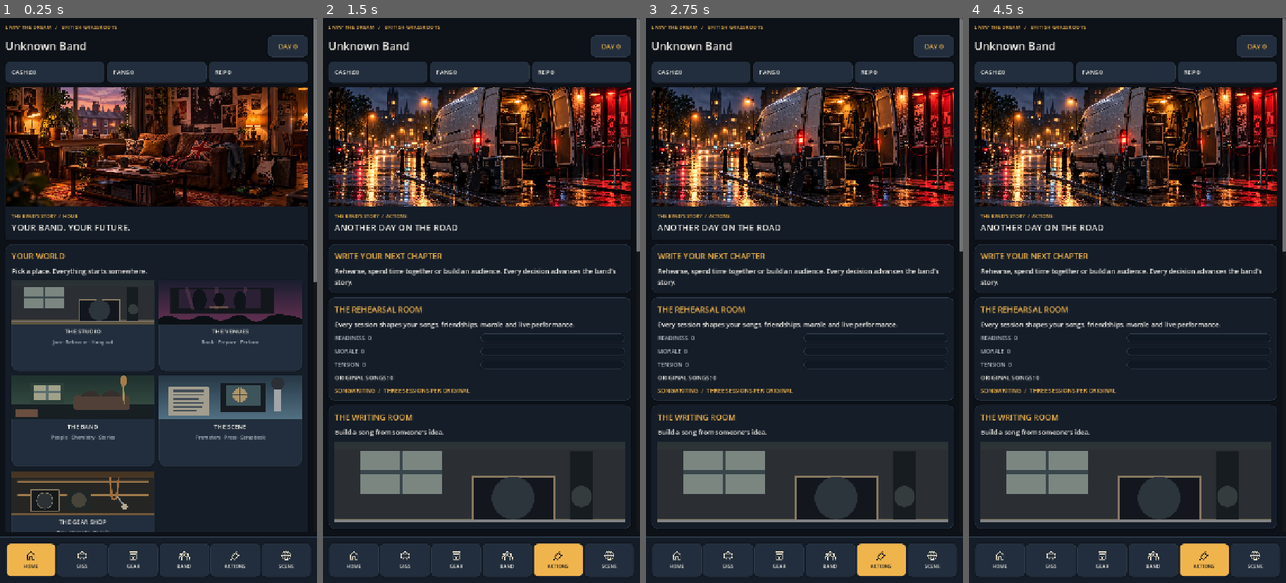
Above: before the commit, frames 1-4 (left to right).
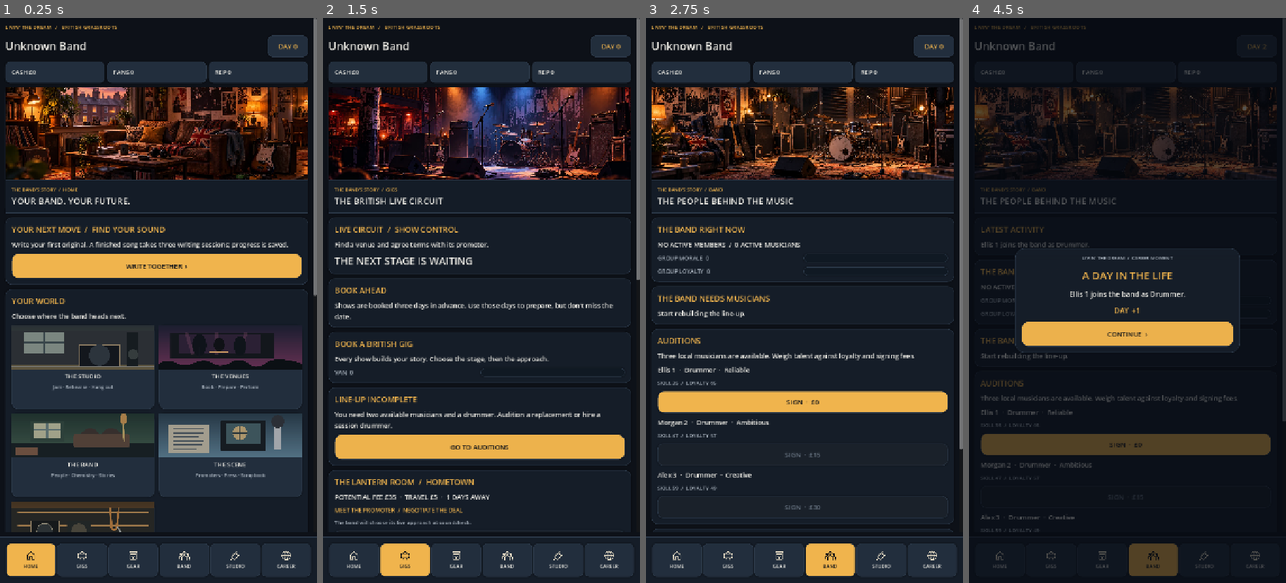
Above: after the commit, the same moments.

Repository: alimuir654-rgb/BandMaster
Game: Godot game, scene res://Scenes/CareerHub.tscn
The game is run twice, just before and just after one commit, with the same random seed, the same clock (stepped at 60 frames per second) and the same inputs. This scene is started directly instead of the project's main scene.
Inputs (mouse positions are in pixels of both pictures, inside the frame that each line leads up to):
- Up to frame 1 (0.25 s): no input
- Up to frame 2 (1.5 s): click (405, 323) at 0.52 s; click "JAM" at 1.25 s
- Up to frame 3 (2.75 s): click (801, 447) at 2 s, where only the run after the commit has a clickable "GO TO AUDITIONS"
- Up to frame 4 (4.5 s): click (1124, 402) at 2.75 s, where only the run after the commit has a clickable "SIGN · £0"; click (1127, 334) at 3.5 s, where only the run after the commit has a clickable "CONTINUE ›"; click (1124, 441) at 4.25 s, where only the run after the commit has a clickable "SIGN · £0"

The runs differ from the first frame. In frame 1, 39% of the frame differs, in the area x 1-100%, y 12-98%; in frame 2, 33%; in frame 3, 31%; in frame 4, 45%, in the area x 0-100%, y 0-99%.
Error after the commit: Invalid access to property or key 'band' on a base object of type 'Dictionary'. (res://Scripts/career_hub.gd:1078)

Commit message:
Prioritise next action, streamline mobile home, and clarify primary navigation

Diff:
--- a/Scripts/career_hub.gd
+++ b/Scripts/career_hub.gd
@@ -226,7 +226,7 @@
  var picture := TextureRect.new()
  picture.expand_mode = TextureRect.EXPAND_IGNORE_SIZE
  picture.stretch_mode = TextureRect.STRETCH_KEEP_ASPECT_COVERED
- picture.custom_minimum_size.y = 270
+ picture.custom_minimum_size.y = CareerLayout.hero_height(get_viewport_rect().size.x)
  picture.mouse_filter = Control.MOUSE_FILTER_IGNORE
  if ResourceLoader.exists(path):
   picture.texture = load(path)
@@ -254,9 +254,13 @@
 
 
 func _home() -> void:
- var destinations := _card("YOUR WORLD","Pick a place. Everything starts somewhere.")
+ var guidance: Dictionary = Director.next_move(_state())
+ var focus := _card("YOUR NEXT MOVE  /  "+str(guidance.get("title","")),str(guidance.get("detail","")))
+ var destination := str(guidance.get("tab","ACTIONS"))
+ _action(focus,str(guidance.get("action","CONTINUE"))+"  ›",func() -> void: _switch(destination),true)
+ var destinations := _card("YOUR WORLD","Choose where the band heads next.")
  var places := GridContainer.new()
- places.columns = 2
+ places.columns = CareerLayout.destination_columns(get_viewport_rect().size.x)
  places.add_theme_constant_override("h_separation",10)
  places.add_theme_constant_override("v_separation",10)
  destinations.add_child(places)
@@ -270,7 +274,7 @@
   var data: Dictionary = spot
   var tile := Button.new()
   tile.size_flags_horizontal = Control.SIZE_EXPAND_FILL
-  tile.custom_minimum_size.y = 206
+  tile.custom_minimum_size.y = 168 if CareerLayout.is_compact(get_viewport_rect().size.x) else 190
   tile.add_theme_stylebox_override("normal",UI.style(UI.ALT,14))
   tile.add_theme_stylebox_override("hover",UI.style(UI.ALT.lightened(0.12),14))
   tile.add_theme_stylebox_override("pressed",UI.style(UI.PANEL,14))
@@ -281,7 +285,7 @@
   tile_content.add_theme_constant_override("separation",6)
   tile.add_child(tile_content)
   var art := TextureRect.new()
-  art.custom_minimum_size.y = 100
+  art.custom_minimum_size.y = 82 if CareerLayout.is_compact(get_viewport_rect().size.x) else 100
   art.size_flags_horizontal = Control.SIZE_EXPAND_FILL
   art.expand_mode = TextureRect.EXPAND_IGNORE_SIZE
   art.stretch_mode = TextureRect.STRETCH_KEEP_ASPECT_COVERED
@@ -298,10 +302,7 @@
   tagline.mouse_filter = Control.MOUSE_FILTER_IGNORE
   var target: String = str(data["tab"])
   tile.pressed.connect(func() -> void: _switch(target))
- var guidance: Dictionary = Director.next_move(_state())
- var focus := _card("YOUR NEXT MOVE  /  "+str(guidance.get("title","")),str(guidance.get("detail","")))
- var destination := str(guidance.get("tab","ACTIONS"))
- _action(focus,str(guidance.get("action","CONTINUE"))+"  ›",func() -> void: _switch(destination),true)
+
  var upcoming: Dictionary = Calendar.pending(_state())
  if not upcoming.is_empty():
   var remaining := int(upcoming.get("day",1)) - _num("tour_day")
@@ -359,7 +360,7 @@
  var pulse := _card("BAND PULSE","Your next show depends on preparation and morale.")
  for key in ["readiness","morale","van_health"]:
   _progress(pulse,key.to_upper().replace("_"," "),_num(key))
- var quick := _card("NEXT MOVES","Choose how to spend the day.")
+ var quick := _card("SHORTCUTS","Jump straight into your next session.")
  var row := HBoxContainer.new()
  row.add_theme_constant_override("separation",6)
  quick.add_child(row)
@@ -371,8 +372,14 @@
   action.add_theme_font_size_override("font_size",13)
   row.add_child(action)
  book.pressed.connect(func() -> void: _switch("GIGS"))
- write.pressed.connect(func() -> void: _switch("ACTIONS"))
- practise.pressed.connect(func() -> void: _switch("ACTIONS"))
+ write.pressed.connect(func() -> void:
+  action_view = "JAM"
+  _switch("ACTIONS")
+ )
+ practise.pressed.connect(func() -> void:
+  action_view = "JAM"
+  _switch("ACTIONS")
+ )
 
 func _gigs() -> void:
  var brief: Dictionary = LiveBrief.briefing(_state())
@@ -1021,6 +1028,7 @@
   var selected := target == tab
   var button := Button.new()
   button.custom_minimum_size.y = 72 if CareerLayout.is_compact(get_viewport_rect().size.x) else 76
+  button.focus_mode = Control.FOCUS_ALL
   button.size_flags_horizontal = Control.SIZE_EXPAND_FILL
   button.add_theme_stylebox_override("normal",UI.style(UI.AMBER if selected else UI.ALT,10))
   button.add_theme_stylebox_override("hover",UI.style(UI.AMBER.lightened(0.08) if selected else UI.ALT.lightened(0.1),10))
@@ -1041,7 +1049,8 @@
    glyph.modulate = UI.BG if selected else UI.WHITE
    glyph.mouse_filter = Control.MOUSE_FILTER_IGNORE
    box.add_child(glyph)
-  var caption := _label(box,target,11,UI.BG if selected else UI.WHITE)
+  button.tooltip_text = CareerLayout.nav_hint(target)
+  var caption := _label(box,CareerLayout.nav_label(target),11,UI.BG if selected else UI.WHITE)
   caption.horizontal_alignment = HORIZONTAL_ALIGNMENT_CENTER
   caption.mouse_filter = Control.MOUSE_FILTER_IGNORE
   bar.add_child(button)
